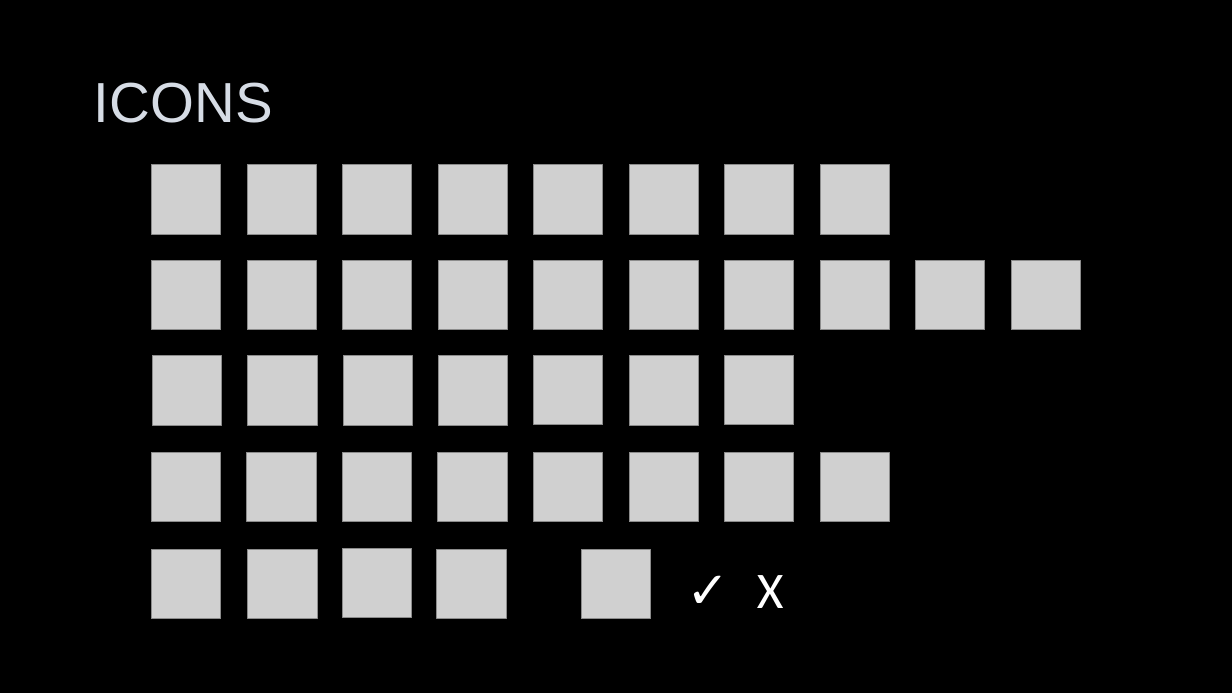
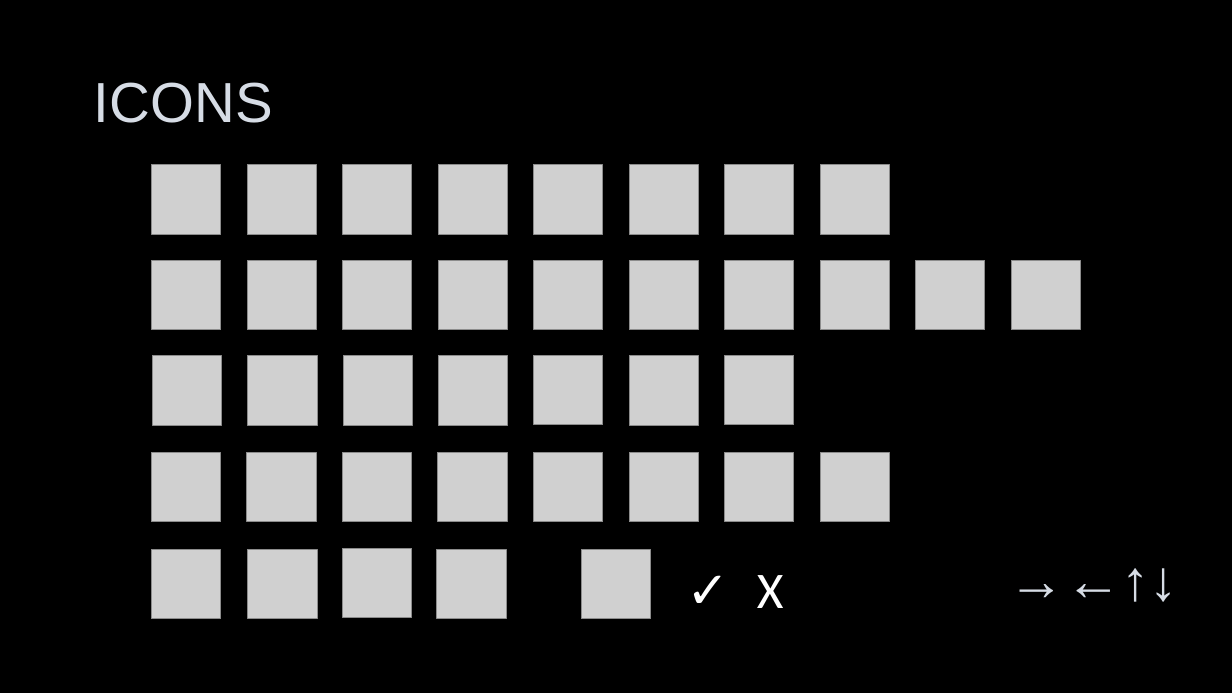
Before and after one commit to maana-io/maana-sim-logistics, a slide deck: slide 2 of v3/UX.pptx (slide 4 before the commit). Drawn at 1232x693 pixels with LibreOffice and Linux fonts; fonts in the diff are those of the drawing; grey boxes stand for pictures. Boxes give left, top, right and bottom in pixels: in the first picture for what was removed or moved away, otherwise in the second. Text is boxed around its words. In the diff, an @@ line names an element or a change of style, - is before the commit and + after.

```diff
--- a/v3/UX.pptx
+++ b/v3/UX.pptx
@@ text added at [1000, 540, 1189, 617], 44 pt, text #D6DCE5 @@
+→←↑↓
```
Also in this commit, not shown: 7 slides removed, 5 other files.
